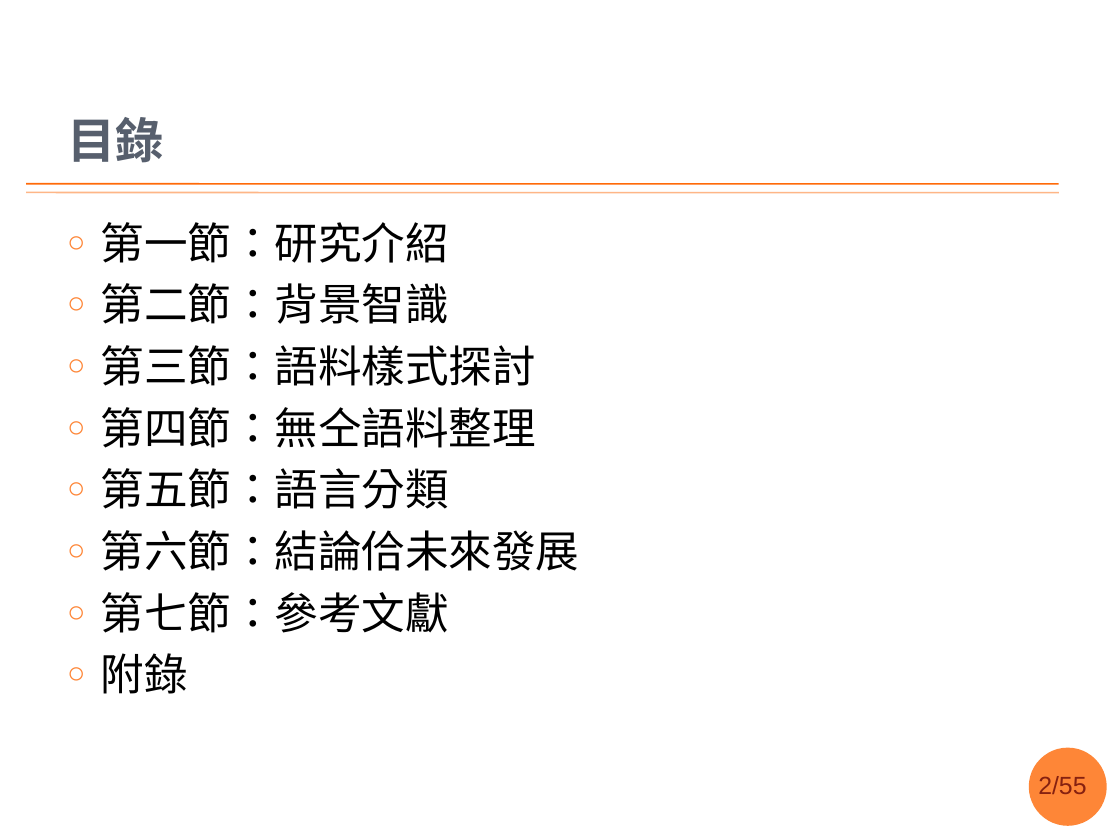
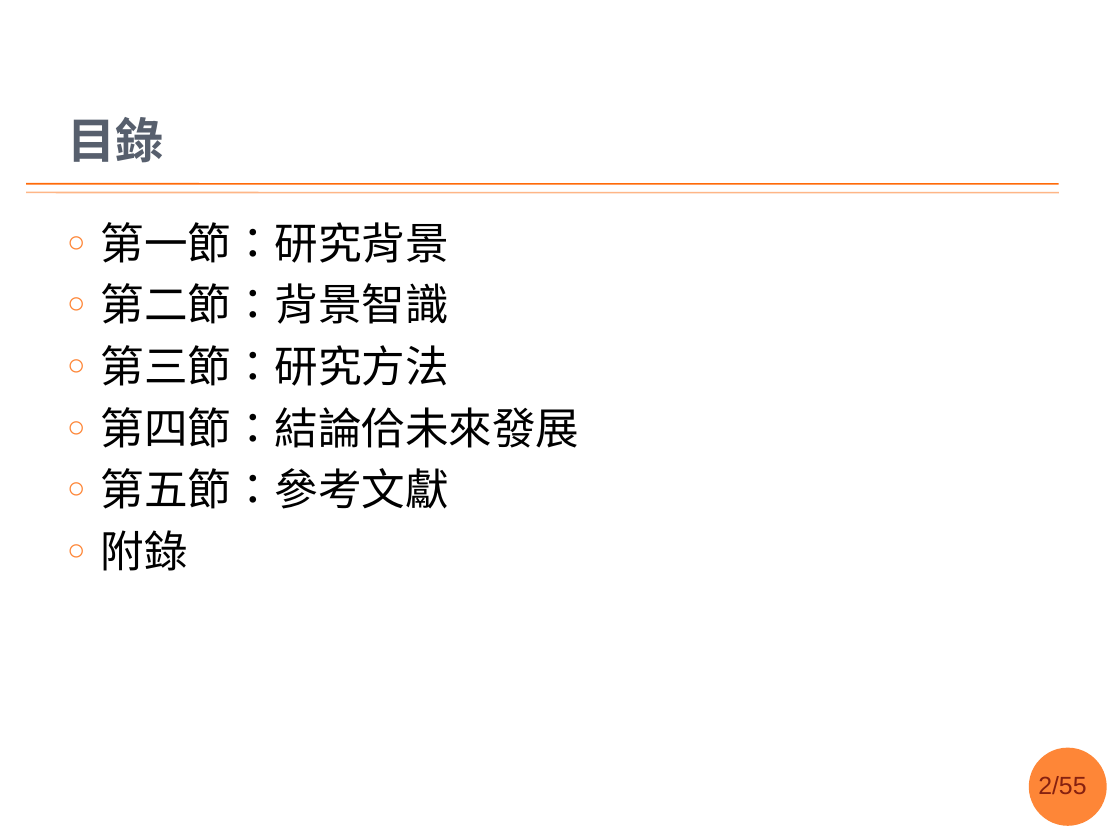
Before and after one commit to sih4sing5hong5/po3-ko3_tau5-iann2-phinn3, a slide deck: slide 2 of 翻譯報告.pptx. Drawn at 1120x840 pixels with LibreOffice and Linux fonts; fonts in the diff are those of the drawing; background and template pictures are left out. Boxes give left, top, right and bottom in pixels: in the first picture for what was removed or moved away, otherwise in the second. Text is boxed around its words. In the diff, an @@ line names an element or a change of style, - is before the commit and + after.

Commit message:
架構巡好矣，賰實驗佮文獻 丞宏

```diff
--- a/翻譯報告.pptx
+++ b/翻譯報告.pptx
@@ text at <box>101,222,449,263</box>: text changed @@
-○ 第一節：研究介紹
+○ 第一節：研究背景
@@ text at <box>101,345,579,509</box>: text changed @@
-○ 第三節：語料樣式探討
-○ 第四節：無仝語料整理
-○ 第五節：語言分類
-○ 第六節：結論佮未來發展
-○ 第七節：參考文獻
+○ 第三節：研究方法
+○ 第四節：結論佮未來發展
+○ 第五節：參考文獻
```
Also in this commit, not shown: 9 other slides changed, 1 slide removed.
